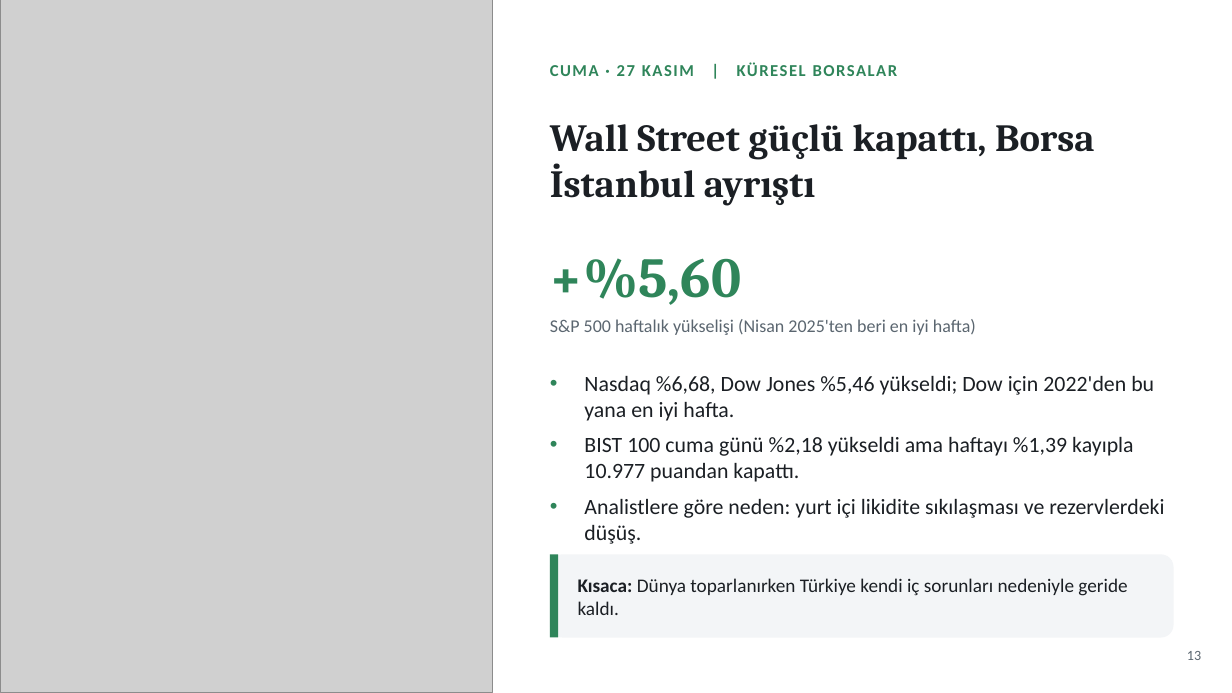
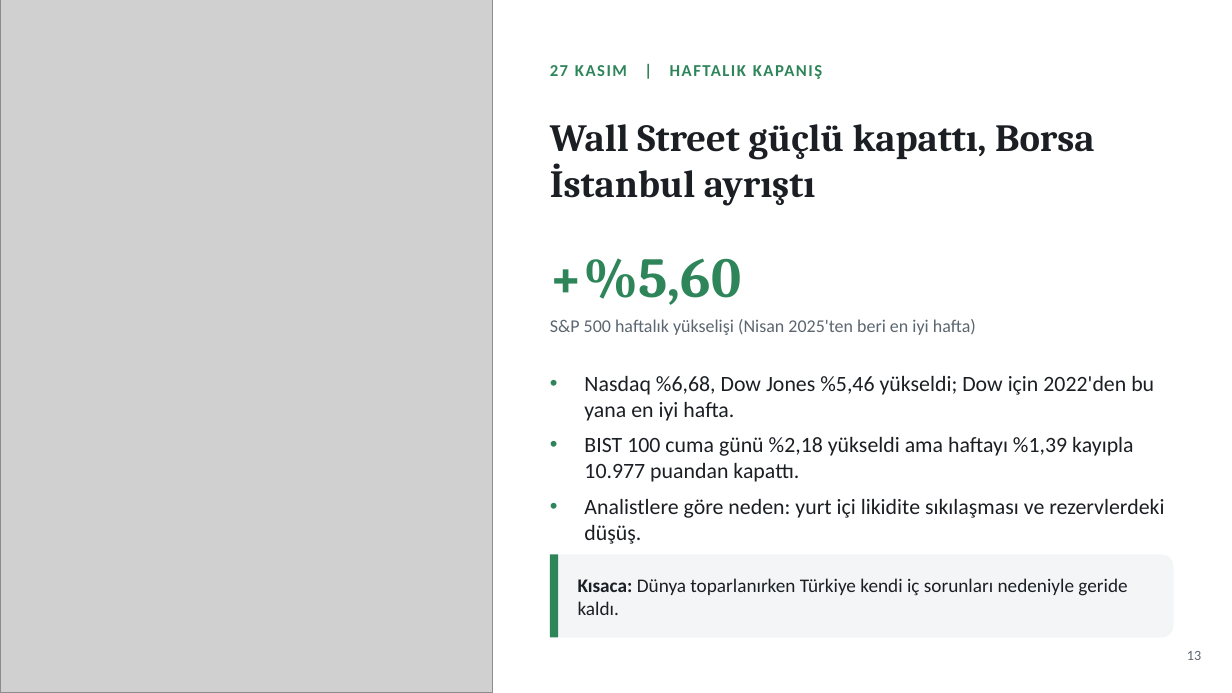
Before and after one commit to likyastudio/ikya-studios-ad, a slide deck: slide 13 of sunum/Haftalik_Ekonomi_Gundemi_Sade.pptx. Drawn at 1232x693 pixels with LibreOffice and Linux fonts; fonts in the diff are those of the drawing; grey boxes stand for pictures. Boxes give left, top, right and bottom in pixels: in the first picture for what was removed or moved away, otherwise in the second. Text is boxed around its words. In the diff, an @@ line names an element or a change of style, - is before the commit and + after.

```diff
--- a/sunum/Haftalik_Ekonomi_Gundemi_Sade.pptx
+++ b/sunum/Haftalik_Ekonomi_Gundemi_Sade.pptx
@@ text at [550,65,822,79]: text changed @@
-CUMA · 27 KASIM | KÜRESEL BORSALAR
+27 KASIM | HAFTALIK KAPANIŞ
```
Also in this commit, not shown: 5 other slides changed.
